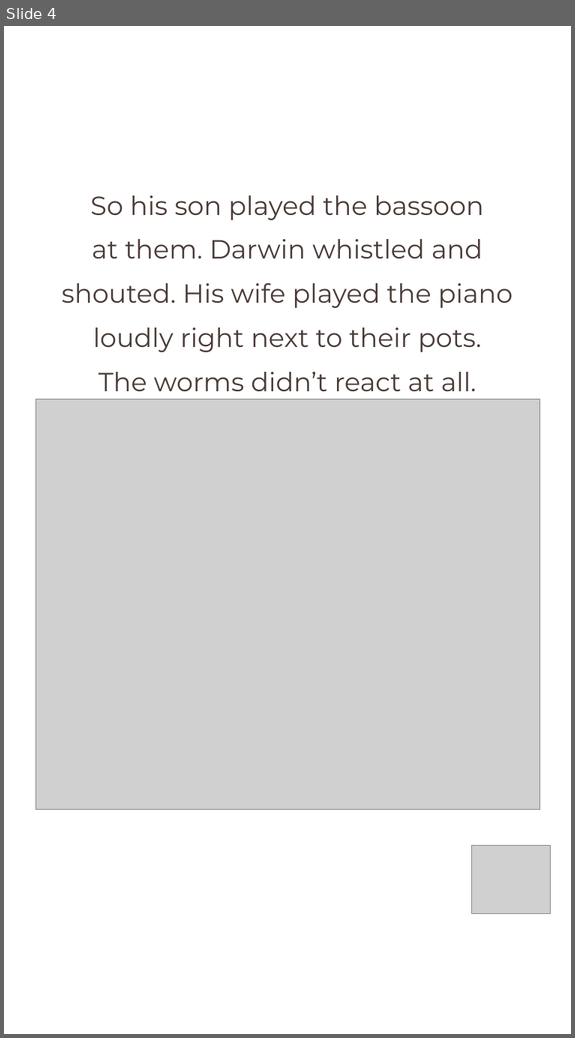
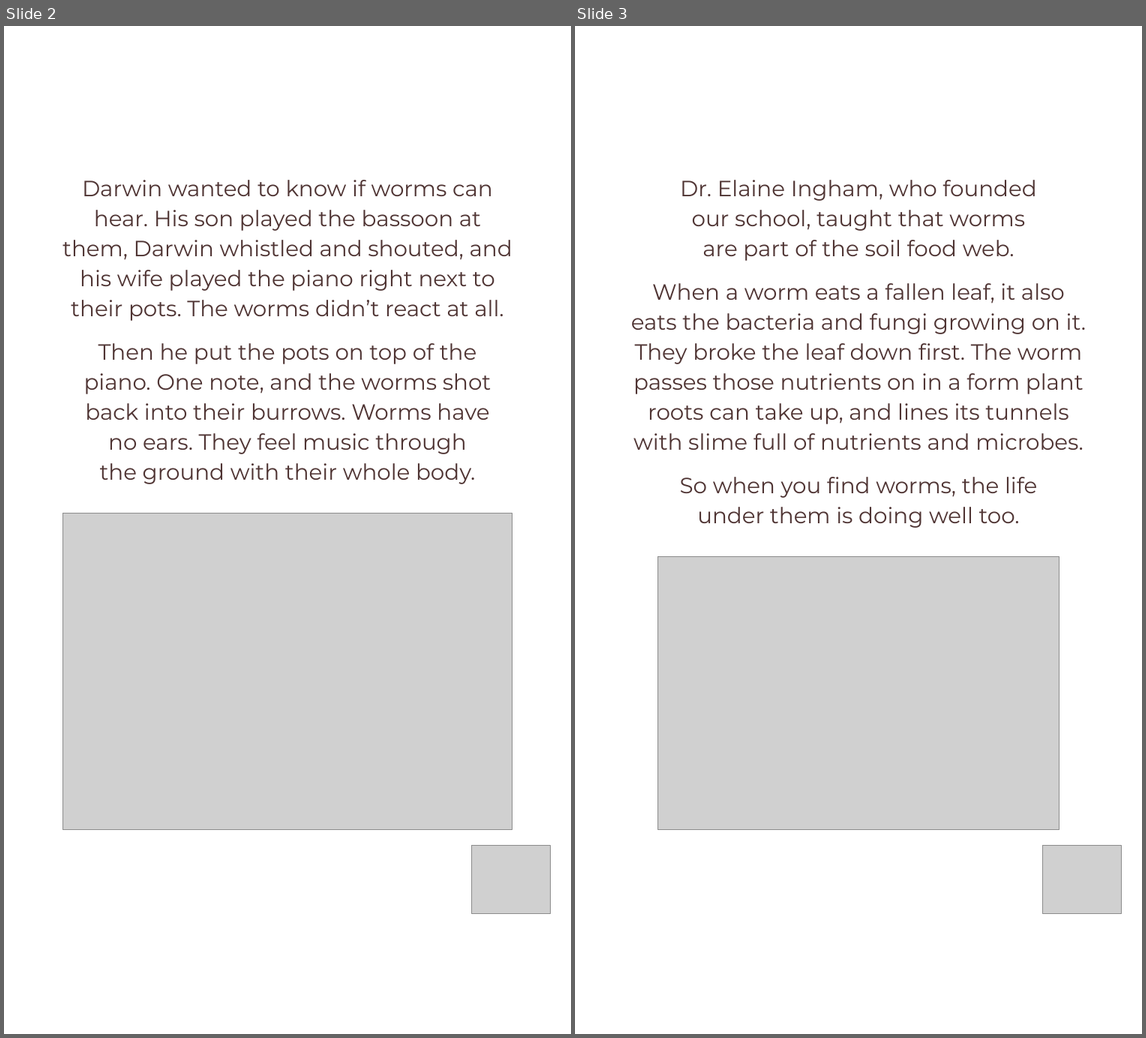
Before and after one commit to linneamoritznyc/final-SFWsite-Linnea, a slide deck: social/earthworm-day-2026-10-21/21-10-2026-wed-ig-story-earthworm.pptx. Shown side by side, each under a label of ours: slide 4 before the commit, slides 2 and 3 after it. The pictures are 575x1038 and 1146x1038 pixels, drawn with LibreOffice and Linux fonts; fonts in the diff are those of the drawing; grey boxes stand for pictures. Boxes give left, top, right and bottom in pixels: in the first picture for what was removed or moved away, otherwise in the second. Text is boxed around its words. In the diff, an @@ line names an element or a change of style, - is before the commit and + after.

```diff
--- a/social/earthworm-day-2026-10-21/21-10-2026-wed-ig-story-earthworm.pptx
+++ b/social/earthworm-day-2026-10-21/21-10-2026-wed-ig-story-earthworm.pptx
@@ slide 3 added at (575, 26, 1142, 1034), background #FFFFFF @@
@@ text added at (680, 180, 1036, 261), 31.5 pt, text #4F3433 @@
+Dr. Elaine Ingham, who founded
+our school, taught that worms
+are part of the soil food web.
@@ text added at (631, 283, 1086, 450), 31.5 pt, text #4F3433 @@
+When a worm eats a fallen leaf, it also
+eats the bacteria and fungi growing on it.
+They broke the leaf down first. The worm
+passes those nutrients on in a form plant
+roots can take up, and lines its tunnels
+with slime full of nutrients and microbes.
@@ text added at (680, 477, 1037, 528), 31.5 pt, text #4F3433 @@
+So when you find worms, the life
+under them is doing well too.
@@ picture added at (658, 556, 1059, 828) @@
@@ picture added at (1042, 845, 1121, 913) @@
@@ what was slide 4 is now slide 2 @@
@@ slide 2 changed as well @@
@@ text at (62, 180, 512, 321): text changed; size 37.5 to 31.5 pt; text colour #4A3B36 to #4F3433 @@
-So his son played the bassoon
-at them. Darwin whistled and
-shouted. His wife played the piano
-loudly right next to their pots.
-The worms didn’t react at all.
+Darwin wanted to know if worms can
+hear. His son played the bassoon at
+them, Darwin whistled and shouted, and
+his wife played the piano right next to
+their pots. The worms didn’t react at all.
@@ text added at (84, 343, 492, 484), 31.5 pt, text #4F3433 @@
+Then he put the pots on top of the
+piano. One note, and the worms shot
+back into their burrows. Worms have
+no ears. They feel music through
+the ground with their whole body.
@@ picture: place and size @@
-picture at (36, 399, 540, 809)
+picture at (63, 513, 512, 829)
```
Also in this commit, not shown: 2 other slides changed, 6 slides removed, 30 other files.
